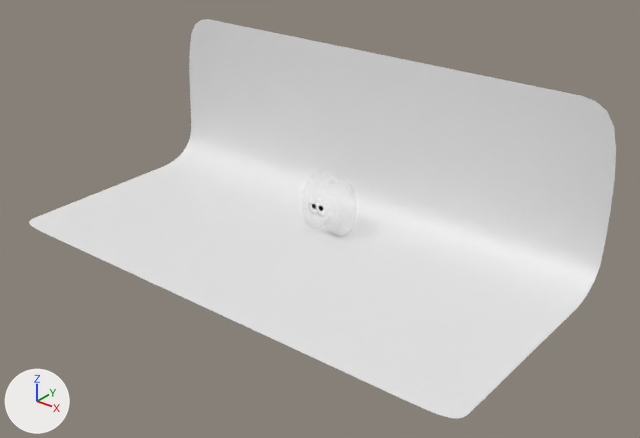
The glTF model mwm/public/main.gltf, before and after one commit.
Before and after are seen from a 50 mm camera at (1876.0, -2399.0, 1526.0) aimed at (130.0, -215.0, 172.0). The lights are fixed; the arrows at lower left show +X, +Y and +Z. Where no turn or scale is listed for an object, it has been applied to the vertices. Vertices at the same position are counted once.

In view in the first picture: 'M-Mat', 'M-Mat.1', 'Plane'.
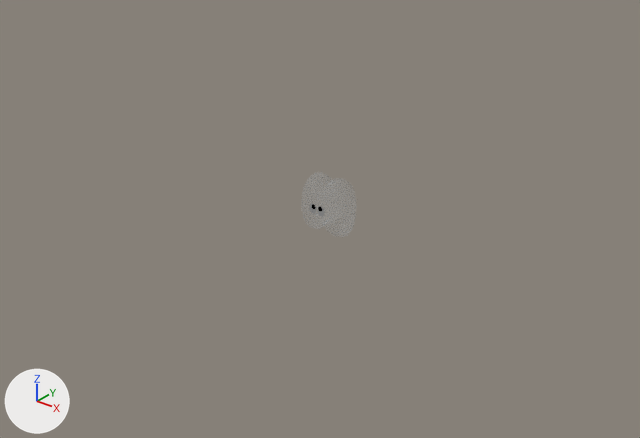
Where the change shows, as pixel boxes (x1, y1, x2, y2) in the pictures (640 x 438 px; the box of a moved part takes in the faces that stretch with it):
'Plane', deleted: before (29, 19, 616, 419)
'M-Mat.1', deleted: before (309, 203, 325, 217)
'Disc.001', added: after (309, 203, 325, 216)
'Disc', moved: before (312, 204, 323, 211); after (312, 205, 322, 211)
part 1 of me_m_mat, moved or reshaped: before (308, 202, 326, 218); after (308, 202, 326, 217)

The change, as a list of edits to the scene's bpy script:
```text
Change me_m_mat:
    used by ob_m_mat; location = (0.0, 0.0, 0.0)
    remove me_m_mat.from_pydata(...)  # 1400 vertices, 2698 faces; spans x -111.0..111.0, y -76.0..72.0, z -2.0..231.0
    add me_m_mat.from_pydata(...)  # 1332 vertices, 2656 faces; spans x -111.0..111.0, y -77.0..72.0, z -2.0..231.0
    me_m_mat part 1: 5 vertices moved within x -2.0..7.0, y -76.0..-66.0, z 93.0..130.0; 258 vertices removed from x -36.0..37.0, y -76.0..-65.0, z 87.0..138.0; 190 vertices added at x -34.0..34.0, y -77.0..-66.0, z 90.0..131.0
Add me_disc_001:
    me_disc_001.from_pydata(...)  # 450 vertices, 768 faces; spans x -55.3..16.7, y 0.0, z -20.6..20.6
    me_disc_001.materials.append(mat_mat_1)  # white #ffffff
Remove ob_m_mat_1:
    ob_m_mat_1 = bpy.data.objects.new('M-Mat.1', me_m_mat_1)
    ob_m_mat_1.location = (0.0, 0.0, 0.0)
Change ob_disc:
    ob_disc.location: (16.0, -70.0, 125.0) -> (16.0, -72.0, 125.0)
Remove ob_plane:
    ob_plane = bpy.data.objects.new('Plane', me_plane)
    ob_plane.location = (0.0, 78.0, 0.0)
Add ob_disc_001:
    ob_disc_001 = bpy.data.objects.new('Disc.001', me_disc_001)
    ob_disc_001.location = (19.0, -72.0, 117.0)
```
